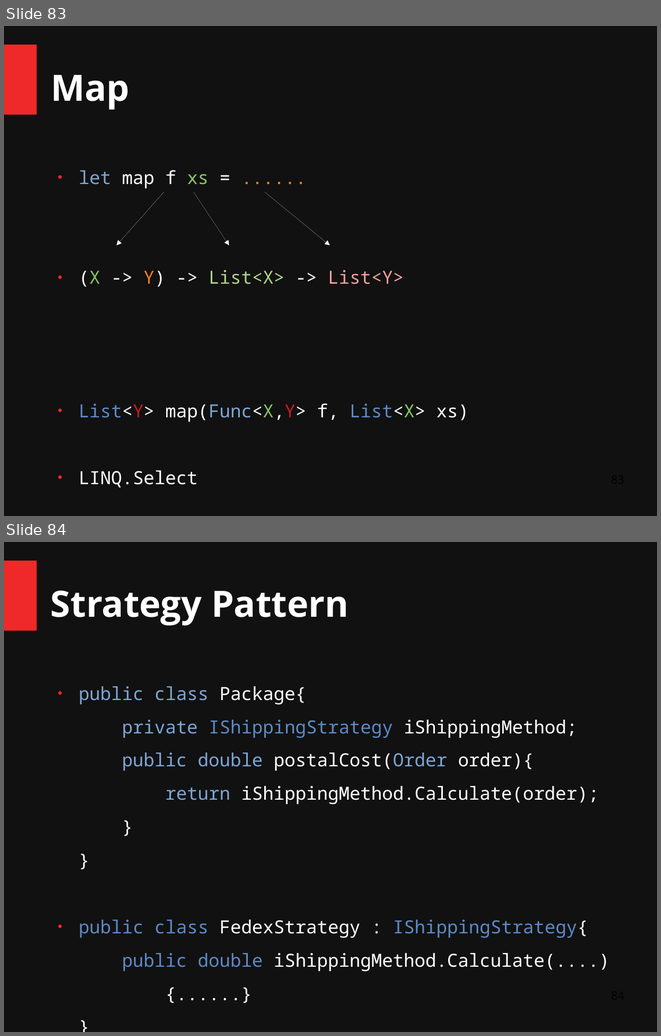
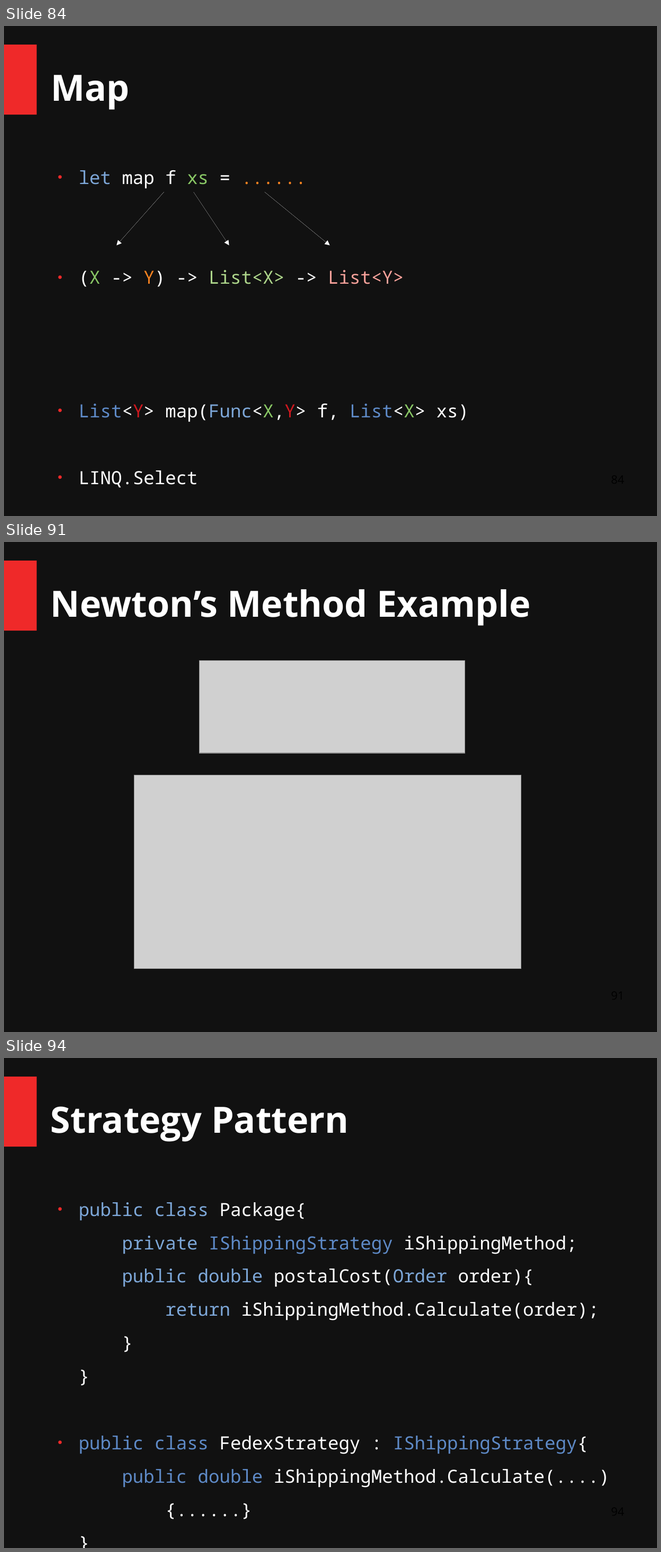
Before and after one commit to ChangHaiBin/FSharpPowerPoint, a slide deck: FSharp Talk Dark.odp. Shown one above the other, each under a label of ours: slides 83 and 84 before the commit, slides 84, 91 and 94 after it; the slides between them are not shown. The pictures are 661x1036 and 661x1552 pixels, drawn with LibreOffice and Linux fonts; fonts in the diff are those of the drawing; grey boxes stand for pictures. Boxes give left, top, right and bottom in pixels: in the first picture for what was removed or moved away, otherwise in the second. Text is boxed around its words. In the diff, an @@ line names an element or a change of style, - is before the commit and + after.

```diff
--- a/FSharp Talk Dark.odp
+++ b/FSharp Talk Dark.odp
@@ slide 91 added at (4, 542, 657, 1032), background #111111; not listed: 1 template element that a slide beside it also shows @@
@@ title added at (51, 589, 531, 626), 44 pt, text #FFFFFF, bold @@
+Newton’s Method Example
@@ picture added at (200, 661, 465, 753) @@
@@ picture added at (134, 775, 521, 969) @@
@@ what was slide 83 is now slide 84 @@
@@ what was slide 84 is now slide 94 @@
```
Also in this commit, not shown: 4 slides changed, 9 other slides added, 1 slide removed, 4 other files.
